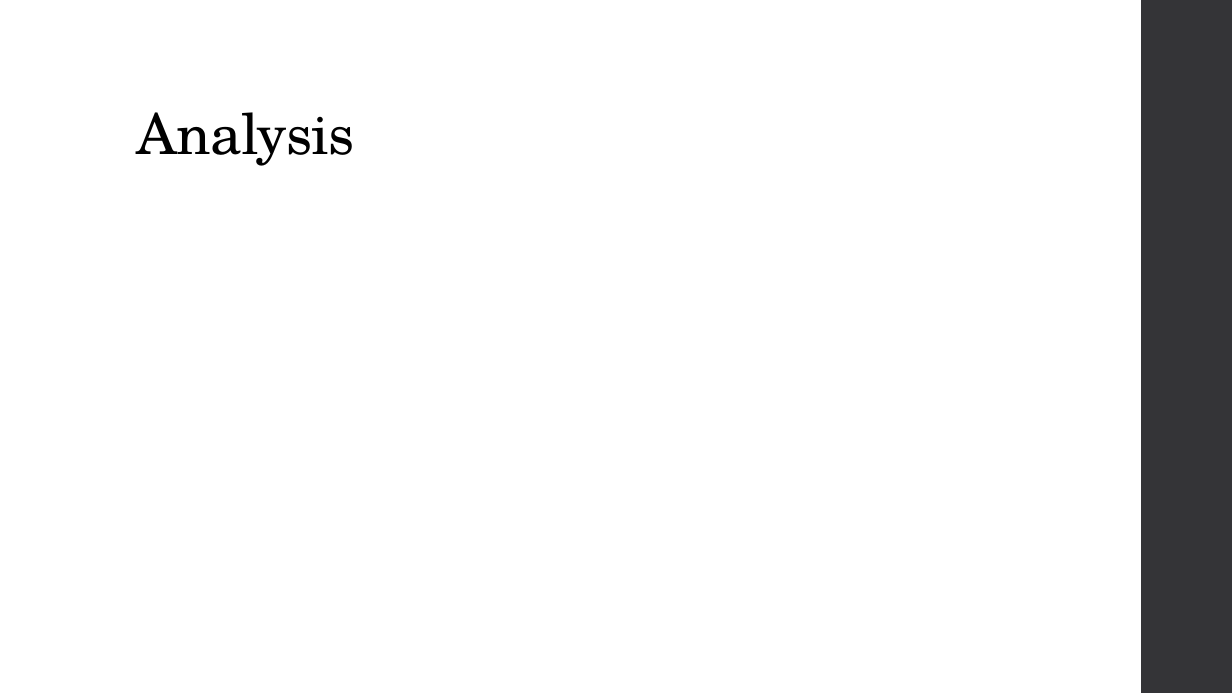
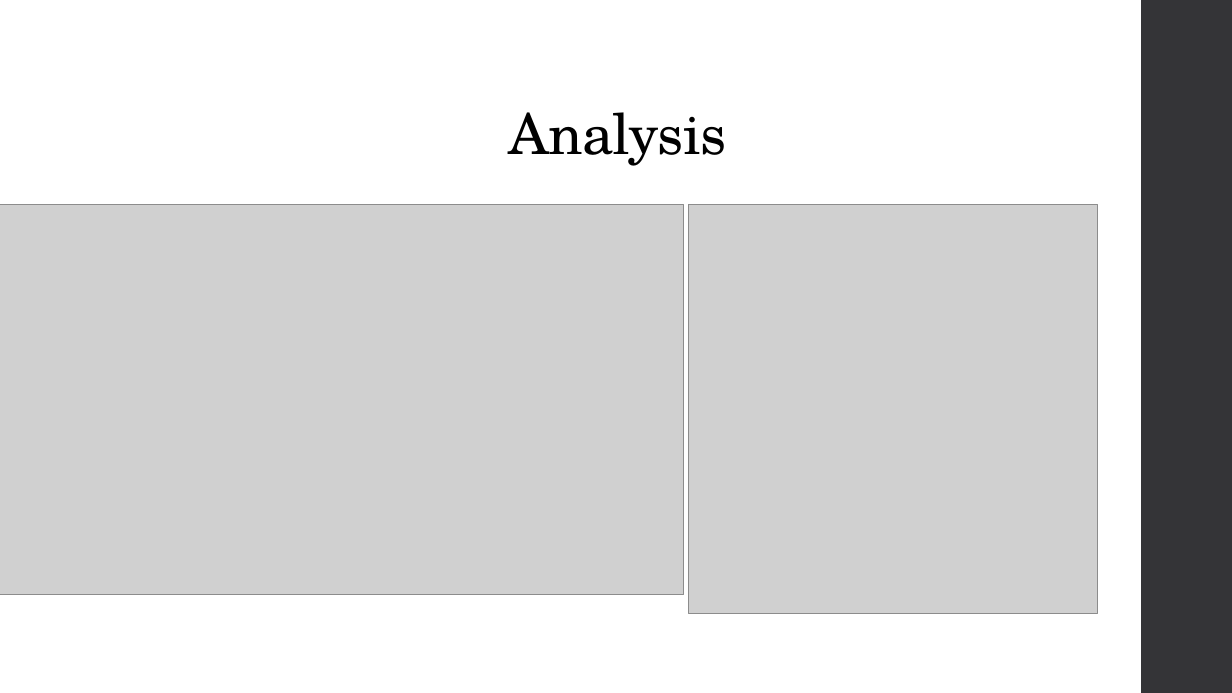
Before and after one commit to GraceHsu12/UCB_Project1_team, a slide deck: slide 6 of stock_and_housing_Proj1.pptx. Drawn at 1232x693 pixels with LibreOffice and Linux fonts; fonts in the diff are those of the drawing; grey boxes stand for pictures. Boxes give left, top, right and bottom in pixels: in the first picture for what was removed or moved away, otherwise in the second. Text is boxed around its words. In the diff, an @@ line names an element or a change of style, - is before the commit and + after.

```diff
--- a/stock_and_housing_Proj1.pptx
+++ b/stock_and_housing_Proj1.pptx
@@ title "Analysis" at <box>508,112,726,166</box>: alignment left to centre @@
@@ picture added at <box>0,204,684,595</box> @@
@@ picture added at <box>689,204,1098,614</box> @@
```
Also in this commit, not shown: 4 slides added, 3 slides removed.
